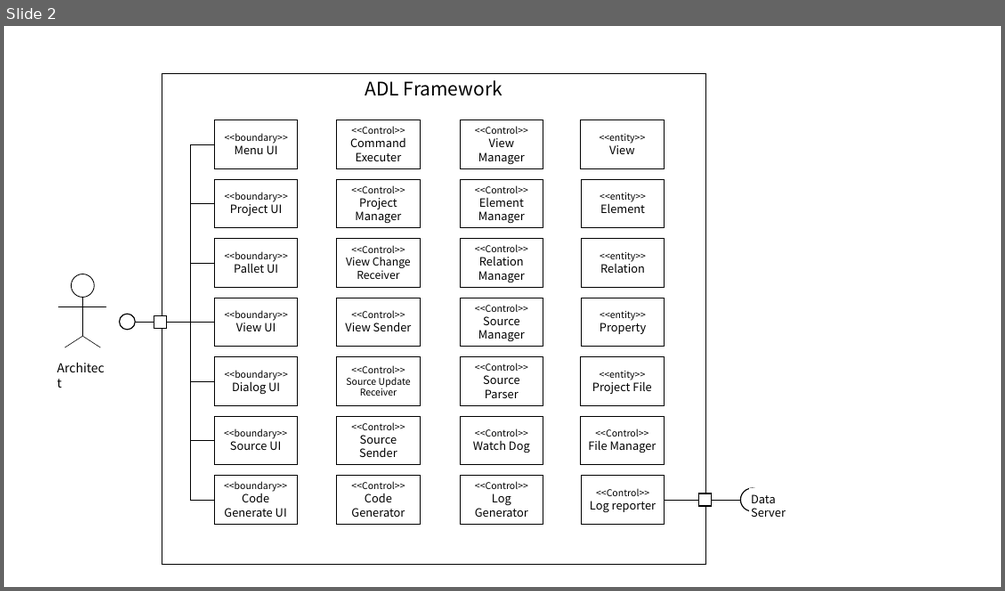
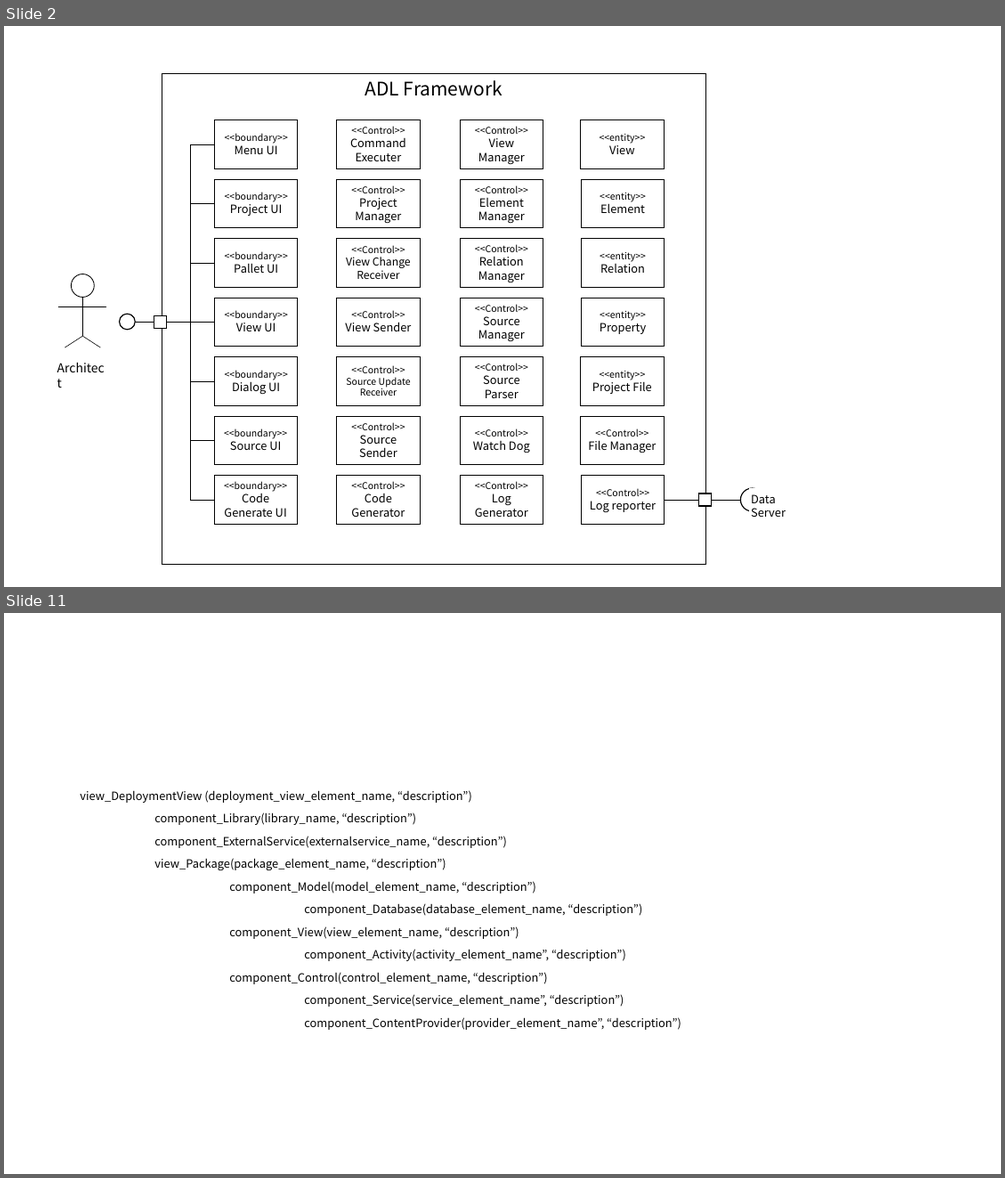
Before and after one commit to helloduk/TIL, a slide deck: AA/인증과제_ppt자료.pptx. Shown one above the other, each under a label of ours: slide 2 before the commit, slides 2 and 11 after it; the slides between them are not shown. The pictures are 1005x591 and 1005x1178 pixels, drawn with LibreOffice and Linux fonts; fonts in the diff are those of the drawing. Boxes give left, top, right and bottom in pixels: in the first picture for what was removed or moved away, otherwise in the second. Text is boxed around its words. In the diff, an @@ line names an element or a change of style, - is before the commit and + after.

```diff
--- a/AA/인증과제_ppt자료.pptx
+++ b/AA/인증과제_ppt자료.pptx
@@ slide 11 added at <box>4,613,1001,1174</box>, background #FFFFFF @@
@@ text added at <box>80,790,681,1030</box>, 11 pt, text #000000 @@
+view_DeploymentView (deployment_view_element_name, “description”)
+component_Library(library_name, “description”)
+component_ExternalService(externalservice_name, “description”)
+view_Package(package_element_name, “description”)
+component_Model(model_element_name, “description”)
+component_Database(database_element_name, “description”)
+component_View(view_element_name, “description”)
+component_Activity(activity_element_name”, “description”)
+component_Control(control_element_name, “description”)
+component_Service(service_element_name”, “description”)
+component_ContentProvider(provider_element_name”, “description”)
```
Also in this commit, not shown: 19 other slides added, 2 other files.
